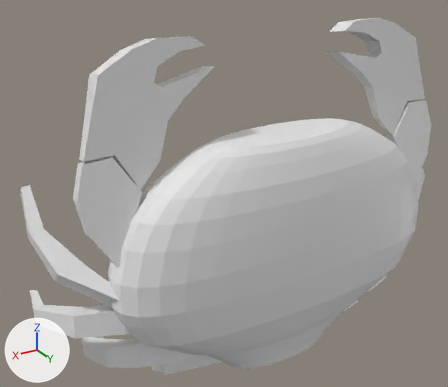
Two versions of the Blender file SMCF2/Assets/Models/crab.blend, one commit apart.
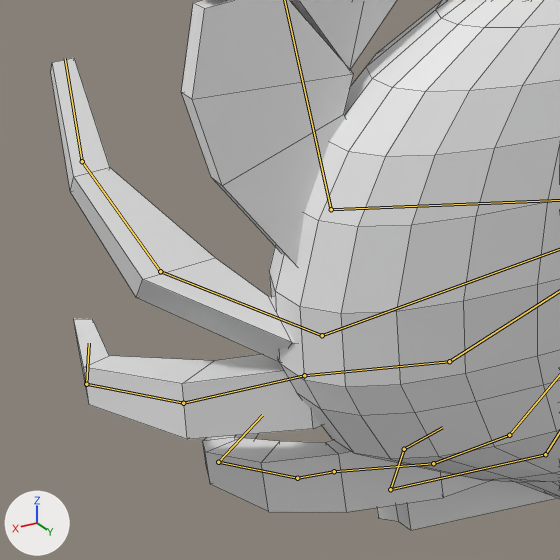
Each version is shown whole from a 50 mm lens placed at (3.9, 5.15, 3.33), pointed at (0.39, -0.7, 0.41), then close up on the part from 0% to 50% of the width and 42% to 100% of the height. Lighting does not change. The marker at lower left points along +X, +Y and +Z. Both versions are drawn at frame 5 of the action 'ArmatureAction.001'; the numbers are the values there. The bones that bend it are drawn over the model as lines in the close-ups. The close-ups show mesh edges as thin lines.
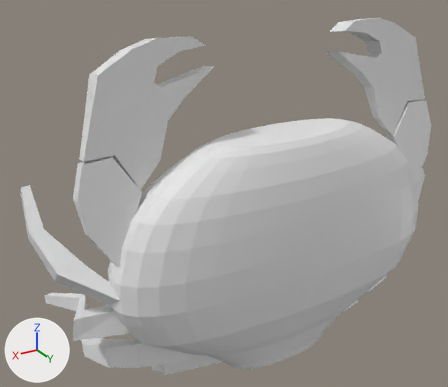
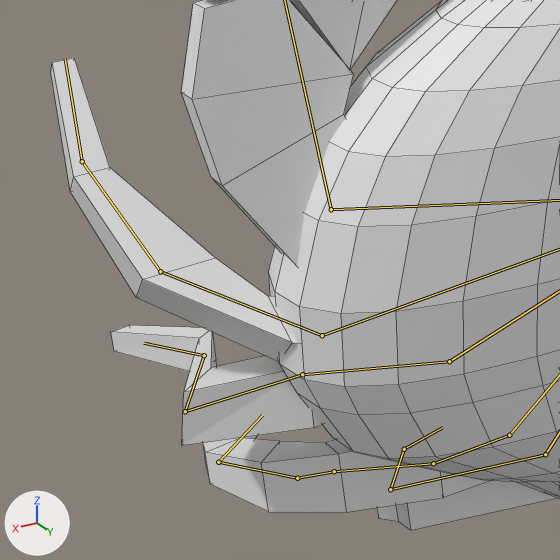
What the commit changed:
Bone 'Bone.009' (bone_bone_009) turns from (-5, 1, 3) to (0, 0, 0) degrees about its own x, y and z.
Bone 'Bone.010' (bone_bone_010) turns from (7, 0, -1) to (-3, 0, 0) degrees about its own x, y and z.
Bone 'Bone.011' (bone_bone_011) turns from (9, -1, -1) to (77, 10, -1) degrees about its own x, y and z.
Bone 'Bone.012' (bone_bone_012) turns from (29, 0, -4) to (-79, 1, 16) degrees about its own x, y and z.

Changed parts and their boxes [x1, y1, x2, y2] in the close-ups (560 x 560 px):
'Sphere', posed
    both: [51, 0, 560, 530]
bone 'Bone.009', root to tip
    before: (449, 361) to (304, 375)
    after: (449, 361) to (302, 374)
bone 'Bone.010', root to tip
    before: (304, 375) to (183, 403)
    after: (302, 374) to (185, 411)
bone 'Bone.011', root to tip
    before: (183, 403) to (86, 384)
    after: (185, 411) to (204, 355)
bone 'Bone.012', root to tip
    before: (86, 384) to (89, 343)
    after: (204, 355) to (144, 343)
